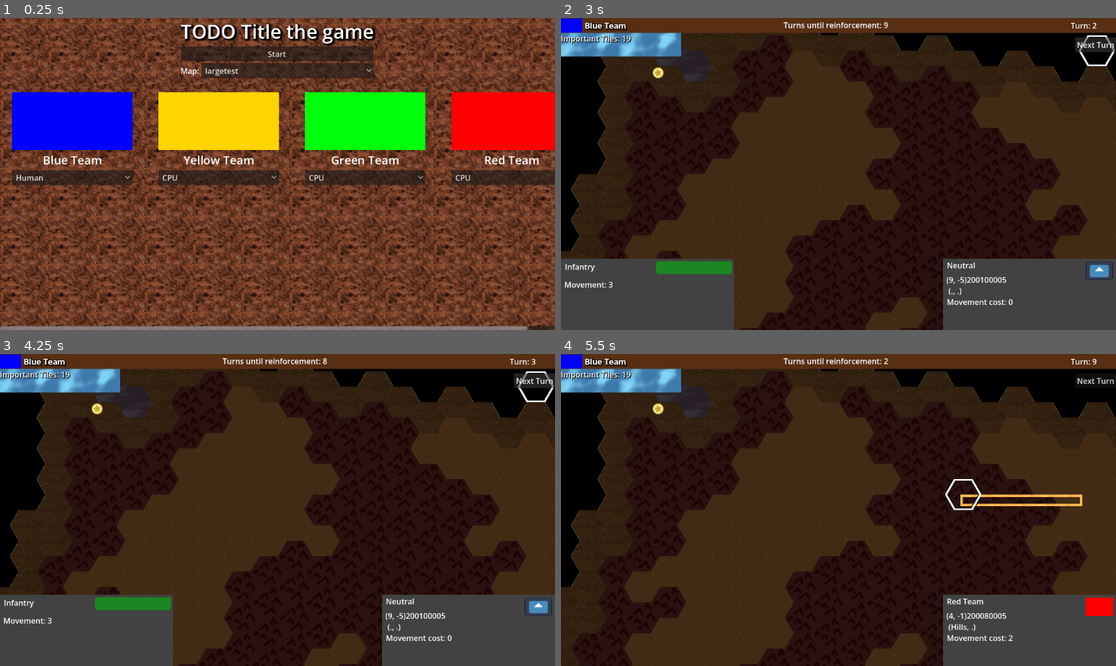
Above: before the commit, frames 1-4 (two rows, left to right).
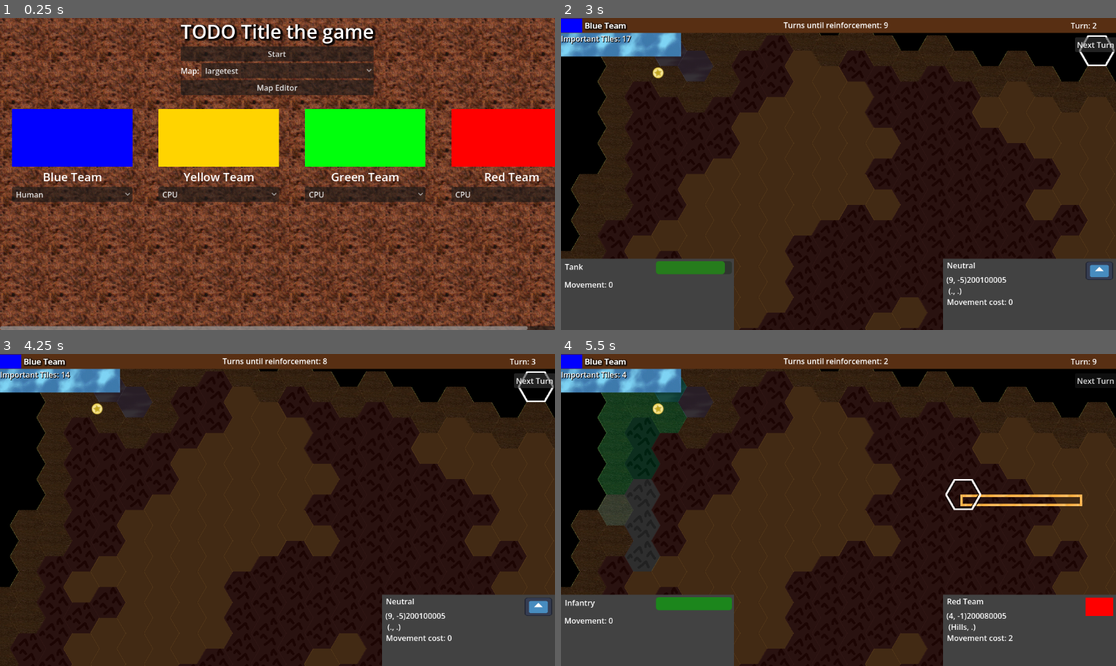
Above: after the commit, the same moments.

Repository: kralinc/cw2100game
Game: Godot game, scene res://MainMenu.tscn
Same seed, same stepped clock (60 frames per second), same inputs: the game is played once before the commit and once after it. The engine's default icon, where the game draws it, is replaced by a stand-in: a white triangle on a blue panel in a dark square.
Inputs (mouse positions are in pixels of both pictures, inside the frame that each line leads up to):
- Up to frame 1 (0.25 s): no input
- Up to frame 2 (3 s): click "largetest" at 0.5 s; click (838, 86) at 1.25 s, where only the run after the commit has a clickable "Map Editor"; click "Start" at 2 s; click "Next Turn" at 2.75 s
- Up to frame 3 (4.25 s): click "Next Turn" at 3.5 s
- Up to frame 4 (5.5 s): click "Next Turn" at 4.25 s; tap Enter (next_turn) at 5 s; move the mouse to (960, 494) at 5.02 s; press the mouse at (960, 494) at 5.03 s

The runs differ from the first frame. In frame 1, 18% of the frame differs, in the area x 2-100%, y 19-60%; in frame 2, 0.1%; in frame 3, 7.2%; in frame 4, 13%.

Commit message:
fixed a bug that prevented units from moving

Diff:
--- a/Main.gd
+++ b/Main.gd
@@ -279,7 +279,7 @@
 		var alternativeId = atlasSource.create_alternative_tile(Vector2i.ZERO, i + 1)
 		atlasSource.get_tile_data(Vector2i.ZERO, alternativeId).modulate = color
 		#Test that the new tile is present
-		if atlasSource.get_tile_data(Vector2i.ZERO, alternativeId - 2) == null:
+		if atlasSource.get_tile_data(Vector2i.ZERO, alternativeId) == null:
 			print("Failed to create alternative tile for color: ", color)
 
 func initMapData():
@@ -383,11 +383,11 @@
 		if cell.unit != null:
 			setUnitVisible(cellId, true)
 
-func setUnitVisible(cell:Vector2i, visible:bool):
+func setUnitVisible(cell:Vector2i, _visible:bool):
 	var cellData = Global.mapData[cell]
 	if Global.humanPlayers.has(Global.currentPlayer) or Global.spectatorMode:
-		Global.mapUnits[cellData.unit.mapUnitId].visible = visible
-	Global.hgh.setCellOccupied(cell, visible)
+		Global.mapUnits[cellData.unit.mapUnitId].visible = _visible
+	Global.hgh.setCellOccupied(cell, _visible)
 
 func getUnitVisible(cell:Vector2i):
 	return Global.mapData.has(cell) and Global.mapData[cell].unit != null and Global.factions[Global.currentPlayer].visibleTiles.has(cell)
--- a/MainMenu.tscn
+++ b/MainMenu.tscn
@@ -1,9 +1,9 @@
-[gd_scene load_steps=3 format=3 uid="uid://cm3xjnasiku4g"]
+[gd_scene format=3 uid="uid://cm3xjnasiku4g"]
 
 [ext_resource type="Script" uid="uid://fs2ubjarhinq" path="res://MainMenu.gd" id="1_eiy7p"]
 [ext_resource type="Texture2D" uid="uid://0pplnenpcetj" path="res://assets/menu/dirt.png" id="1_i26rj"]
 
-[node name="MainMenu" type="Control"]
+[node name="MainMenu" type="Control" unique_id=1644846157]
 layout_mode = 3
 anchors_preset = 15
 anchor_right = 1.0
@@ -13,7 +13,7 @@
 script = ExtResource("1_eiy7p")
 metadata/_edit_lock_ = true
 
-[node name="TextureRect" type="TextureRect" parent="."]
+[node name="TextureRect" type="TextureRect" parent="." unique_id=128933285]
 layout_mode = 1
 anchors_preset = 15
 anchor_right = 1.0
@@ -24,7 +24,7 @@
 stretch_mode = 1
 metadata/_edit_lock_ = true
 
-[node name="MarginContainer" type="MarginContainer" parent="."]
+[node name="MarginContainer" type="MarginContainer" parent="." unique_id=1278049238]
 layout_mode = 1
 anchors_preset = 15
 anchor_right = 1.0
@@ -33,16 +33,16 @@
 grow_vertical = 2
 metadata/_edit_lock_ = true
 
-[node name="VBoxContainer2" type="VBoxContainer" parent="MarginContainer"]
+[node name="VBoxContainer2" type="VBoxContainer" parent="MarginContainer" unique_id=1683772891]
 layout_mode = 2
 metadata/_edit_lock_ = true
 
-[node name="VBoxContainer" type="VBoxContainer" parent="MarginContainer/VBoxContainer2"]
+[node name="VBoxContainer" type="VBoxContainer" parent="MarginContainer/VBoxContainer2" unique_id=1131634879]
 layout_mode = 2
 size_flags_horizontal = 4
 size_flags_vertical = 0
 
-[node name="Title" type="Label" parent="MarginContainer/VBoxContainer2/VBoxContainer"]
+[node name="Title" type="Label" parent="MarginContainer/VBoxContainer2/VBoxContainer" unique_id=758481993]
 layout_mode = 2
 theme_override_colors/font_shadow_color = Color(0, 0, 0, 0.7254902)
 theme_override_constants/shadow_offset_x = 3
@@ -52,34 +52,38 @@
 text = "TODO Title the game"
 horizontal_alignment = 1
 
-[node name="StartButton" type="Button" parent="MarginContainer/VBoxContainer2/VBoxContainer"]
+[node name="StartButton" type="Button" parent="MarginContainer/VBoxContainer2/VBoxContainer" unique_id=1609400746]
 unique_name_in_owner = true
 layout_mode = 2
 text = "Start"
 
-[node name="MapSelectContainer" type="HBoxContainer" parent="MarginContainer/VBoxContainer2/VBoxContainer"]
+[node name="MapSelectContainer" type="HBoxContainer" parent="MarginContainer/VBoxContainer2/VBoxContainer" unique_id=482448690]
 layout_mode = 2
 
-[node name="Label" type="Label" parent="MarginContainer/VBoxContainer2/VBoxContainer/MapSelectContainer"]
+[node name="Label" type="Label" parent="MarginContainer/VBoxContainer2/VBoxContainer/MapSelectContainer" unique_id=602498590]
 layout_mode = 2
 text = "Map:"
 
-[node name="MapSelectDropdown" type="OptionButton" parent="MarginContainer/VBoxContainer2/VBoxContainer/MapSelectContainer"]
+[node name="MapSelectDropdown" type="OptionButton" parent="MarginContainer/VBoxContainer2/VBoxContainer/MapSelectContainer" unique_id=973705882]
 unique_name_in_owner = true
 layout_mode = 2
 size_flags_horizontal = 3
 fit_to_longest_item = false
 
-[node name="HBoxContainer" type="HBoxContainer" parent="MarginContainer/VBoxContainer2"]
+[node name="MapEditorButton" type="Button" parent="MarginContainer/VBoxContainer2/VBoxContainer" unique_id=1742135460]
+layout_mode = 2
+text = "Map Editor"
+
+[node name="HBoxContainer" type="HBoxContainer" parent="MarginContainer/VBoxContainer2" unique_id=1781547549]
 layout_mode = 2
 size_flags_vertical = 3
 
-[node name="ScrollContainer" type="ScrollContainer" parent="MarginContainer/VBoxContainer2/HBoxContainer"]
+[node name="ScrollContainer" type="ScrollContainer" parent="MarginContainer/VBoxContainer2/HBoxContainer" unique_id=1760203039]
 layout_mode = 2
 size_flags_horizontal = 3
 vertical_scroll_mode = 0
 
-[node name="FactionContainer" type="HBoxContainer" parent="MarginContainer/VBoxContainer2/HBoxContainer/ScrollContainer"]
+[node name="FactionContainer" type="HBoxContainer" parent="MarginContainer/VBoxContainer2/HBoxContainer/ScrollContainer" unique_id=491263562]
 unique_name_in_owner = true
 layout_mode = 2
 size_flags_horizontal = 0
--- a/UnitType.gd
+++ b/UnitType.gd
@@ -9,10 +9,10 @@
 var advantageVersus:String
 var movementPoints:int
 
-func _init(sprite:String, name:String, hp:float, advantageVersus:String, movementPoints:int, uiName:String):
-	self.sprite = load(sprite)
-	self.name = name
-	self.hp = hp
-	self.advantageVersus = advantageVersus
-	self.movementPoints = movementPoints
-	self.uiName = uiName
+func _init(_sprite:String, _name:String, _hp:float, _advantageVersus:String, _movementPoints:int, _uiName:String):
+	self.sprite = load(_sprite)
+	self.name = _name
+	self.hp = _hp
+	self.advantageVersus = _advantageVersus
+	self.movementPoints = _movementPoints
+	self.uiName = _uiName
--- a/hex_grid_helper.gd
+++ b/hex_grid_helper.gd
@@ -88,7 +88,11 @@
 	if (!mapData.has(to)):
 		toId = astar.get_closest_point(to, true)
 
-	var path = astar.get_point_path(getAStarCellId(from), toId, allowPartial)
+	var fromId = getAStarCellId(from)
+	var wasFromDisabled = astar.is_point_disabled(fromId)
+	astar.set_point_disabled(fromId, false)
+	var path = astar.get_point_path(fromId, toId, allowPartial)
+	astar.set_point_disabled(fromId, wasFromDisabled)
 	var integerPath = []
 	for cell in path:
 		integerPath.push_back(Vector2i(int(cell.x), int(cell.y)))
@@ -99,11 +103,11 @@
 func getAStarCellId(cell:Vector2i)->int:
 	var x_shifted = cell.x + 10000
 	var y_shifted = cell.y + 10000
-	return (x_shifted + y_shifted) * (x_shifted + y_shifted + 1) / 2 + y_shifted
+	return (x_shifted + y_shifted) * (x_shifted + y_shifted + 1) / 2.0 + y_shifted
 
 func getCellFromAStarId(id: int) -> Vector2i:
-	var x_shifted = (1/8) * (-8 * id - 9)
-	var y_shifted = (1/8) * (8 * id - 3)
+	var x_shifted = (1/8.0) * (-8 * id - 9)
+	var y_shifted = (1/8.0) * (8 * id - 3)
 	return Vector2i(x_shifted - 10000, y_shifted - 10000)
 
 
--- a/project.godot
+++ b/project.godot
@@ -8,11 +8,15 @@
 
 config_version=5
 
+[animation]
+
+compatibility/default_parent_skeleton_in_mesh_instance_3d=true
+
 [application]
 
 config/name="Civil War 2100"
 run/main_scene="uid://cm3xjnasiku4g"
-config/features=PackedStringArray("4.5", "GL Compatibility")
+config/features=PackedStringArray("4.7", "GL Compatibility")
 config/icon="res://icon.svg"
 
 [autoload]
